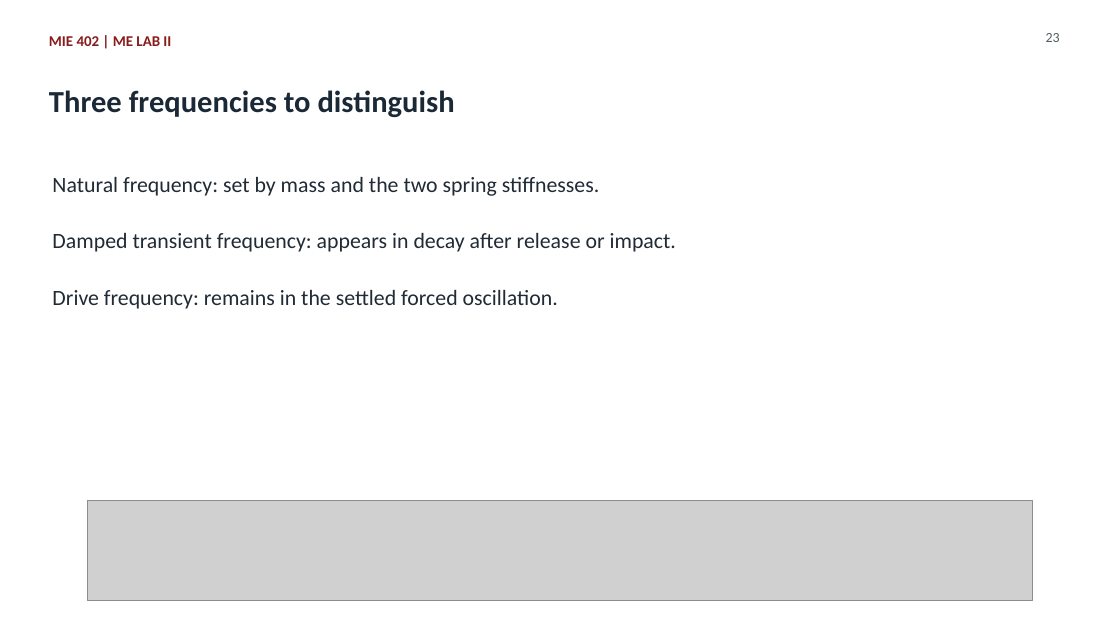
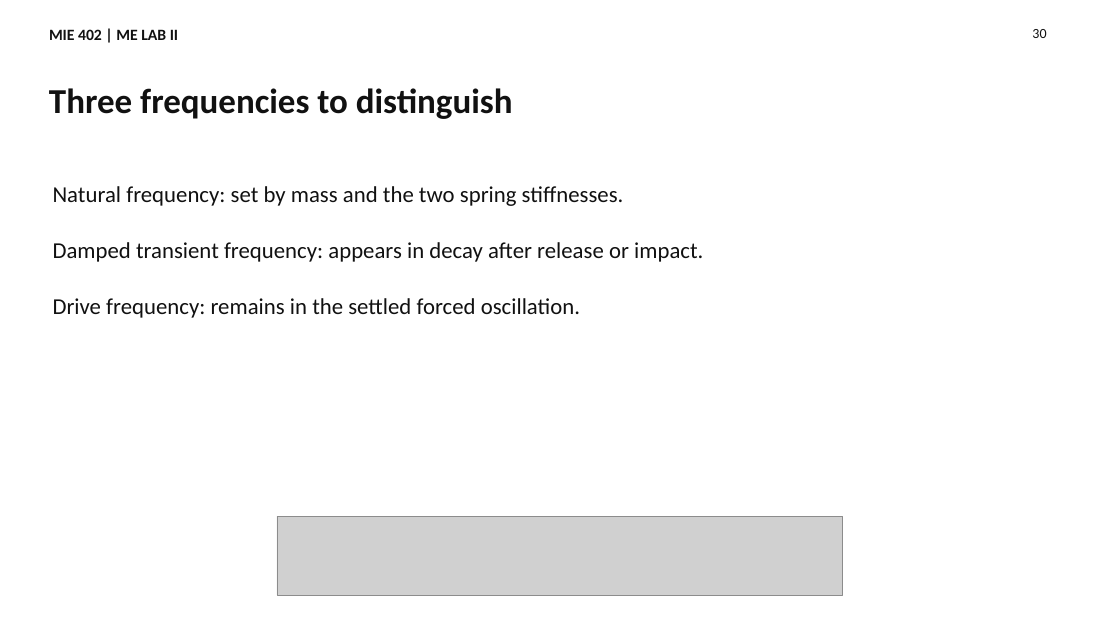
Before and after one commit to Ehsan-Roohi/MIE402-Lab, a slide deck: slide 30 of site/docs/MIE402_Lecture06_Forced_Response_Fall2026.pptx (slide 23 before the commit). Drawn at 1120x630 pixels with LibreOffice and Linux fonts; fonts in the diff are those of the drawing; grey boxes stand for pictures. Boxes give left, top, right and bottom in pixels: in the first picture for what was removed or moved away, otherwise in the second. Text is boxed around its words. In the diff, an @@ line names an element or a change of style, - is before the commit and + after.

Commit message:
Explain forced-response derivation and analytical comparison across lecture and lab materials

```diff
--- a/site/docs/MIE402_Lecture06_Forced_Response_Fall2026.pptx
+++ b/site/docs/MIE402_Lecture06_Forced_Response_Fall2026.pptx
@@ text "MIE 402 | ME LAB ..." at [49,29,178,40]: size 12.8 to 13.5 pt, text colour #881C1C to #111111; line spacing 1.32 to 1 @@
@@ text added at [1032,29,1046,38], 12 pt, text #111111 @@
+30
@@ text removed at [1046,33,1060,42] @@
-23
@@ text "Three frequencies to distinguish" at [49,88,513,119]: size 26.2 to 30 pt, text colour #1B2937 to #111111; line spacing 1.32 to 1 @@
@@ size 18.8 to 19.5 pt, text colour #202B36 to #111111; line spacing 1.32 to 1 in 3 elements at [53,298,580,318], [53,242,703,262], [53,186,624,206] @@
@@ text "Natural frequency: set by mass ...": place and size @@
-text "Natural frequency: set by mass ..." at [52,177,600,196]
+text "Natural frequency: set by mass ..." at [53,186,624,206]
@@ text "Damped transient frequency: appears in ...": place and size @@
-text "Damped transient frequency: appears in ..." at [52,233,676,252]
+text "Damped transient frequency: appears in ..." at [53,242,703,262]
@@ text "Drive frequency: remains in the ...": place and size @@
-text "Drive frequency: remains in the ..." at [52,290,558,309]
+text "Drive frequency: remains in the ..." at [53,298,580,318]
@@ picture removed at [87,501,1033,601] @@
@@ picture added at [277,517,844,596] @@
```
Also in this commit, not shown: 15 other slides changed, 14 slides added, 7 slides removed, 57 other files.
